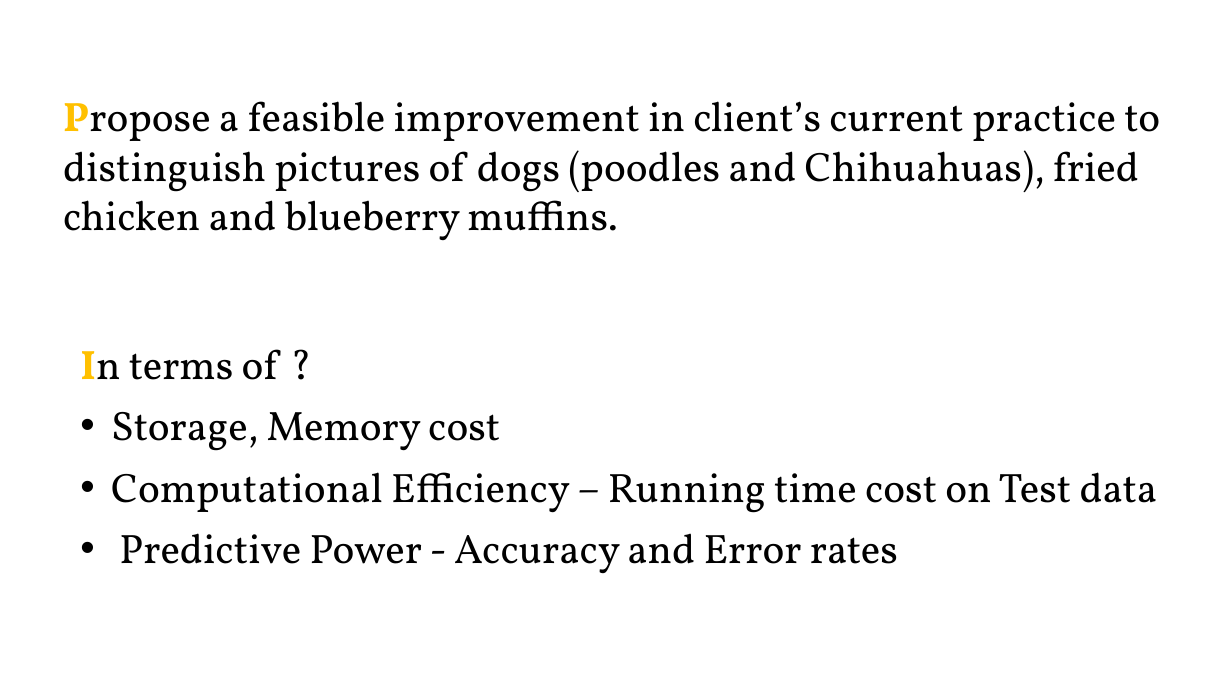
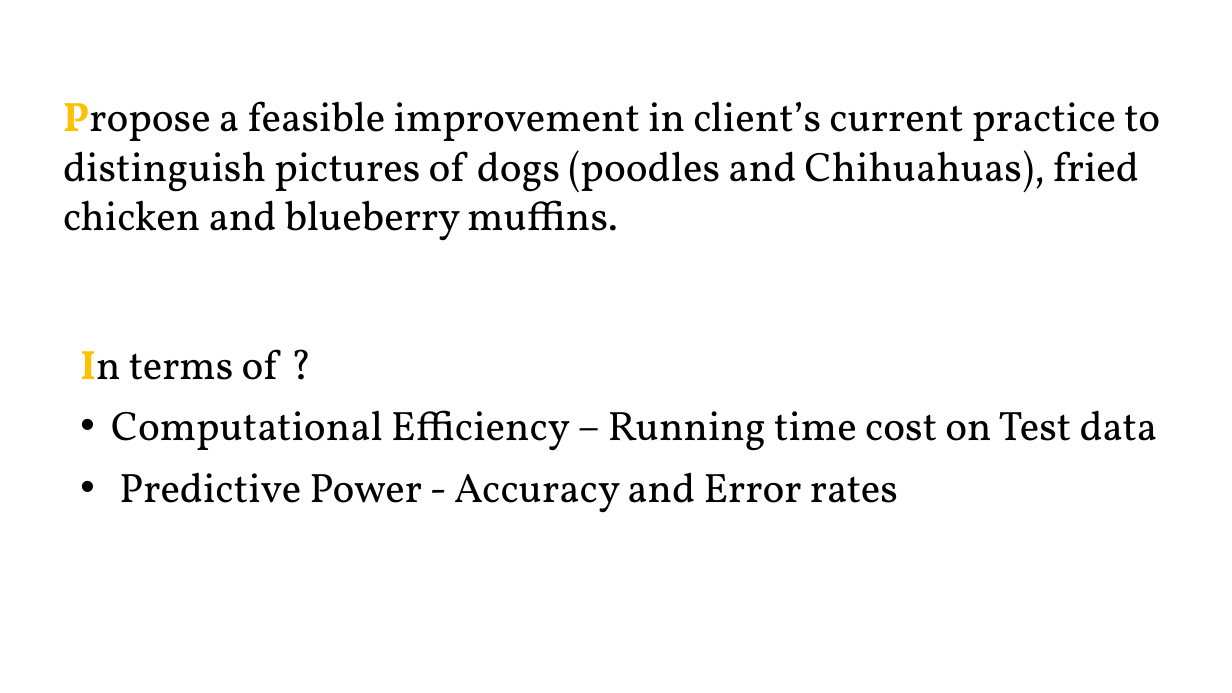
Before and after one commit to TZstatsADS/Spring2018-Project3-Group7, a slide deck: slide 4 of grp7_V2.pptx. Drawn at 1232x693 pixels with LibreOffice and Linux fonts; fonts in the diff are those of the drawing. Boxes give left, top, right and bottom in pixels: in the first picture for what was removed or moved away, otherwise in the second. Text is boxed around its words. In the diff, an @@ line names an element or a change of style, - is before the commit and + after.

```diff
--- a/grp7_V2.pptx
+++ b/grp7_V2.pptx
@@ text at box(111, 412, 500, 451): paragraph removed @@
-• Storage, Memory cost
```
Also in this commit, not shown: 1 other file.
